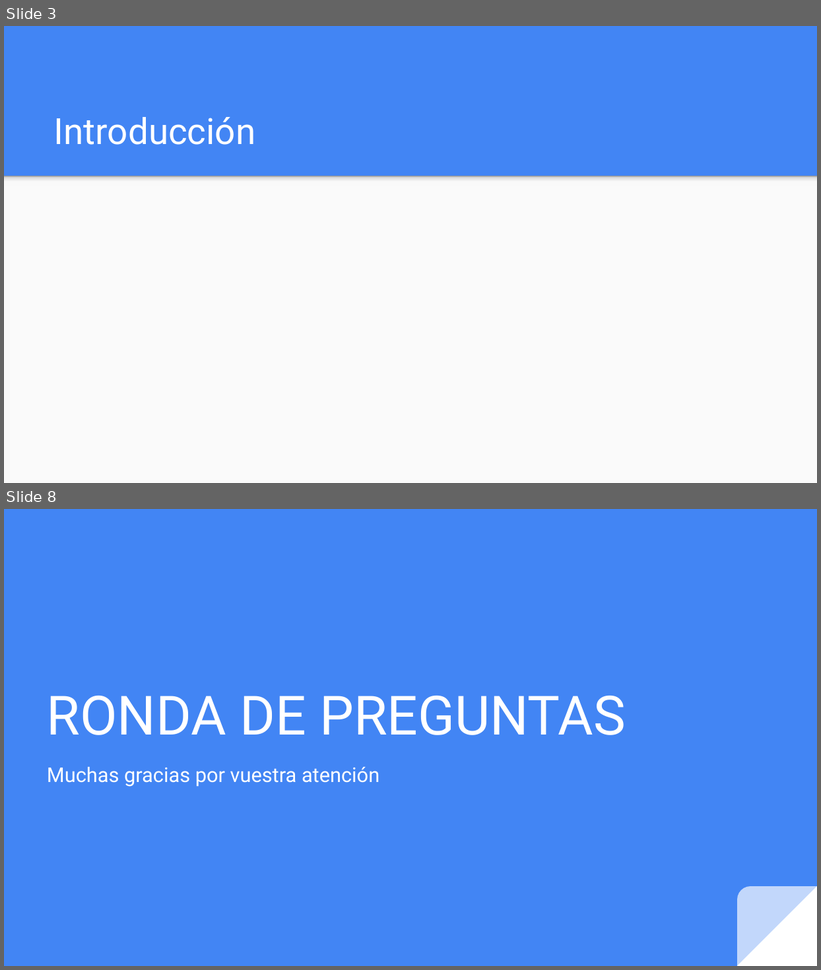
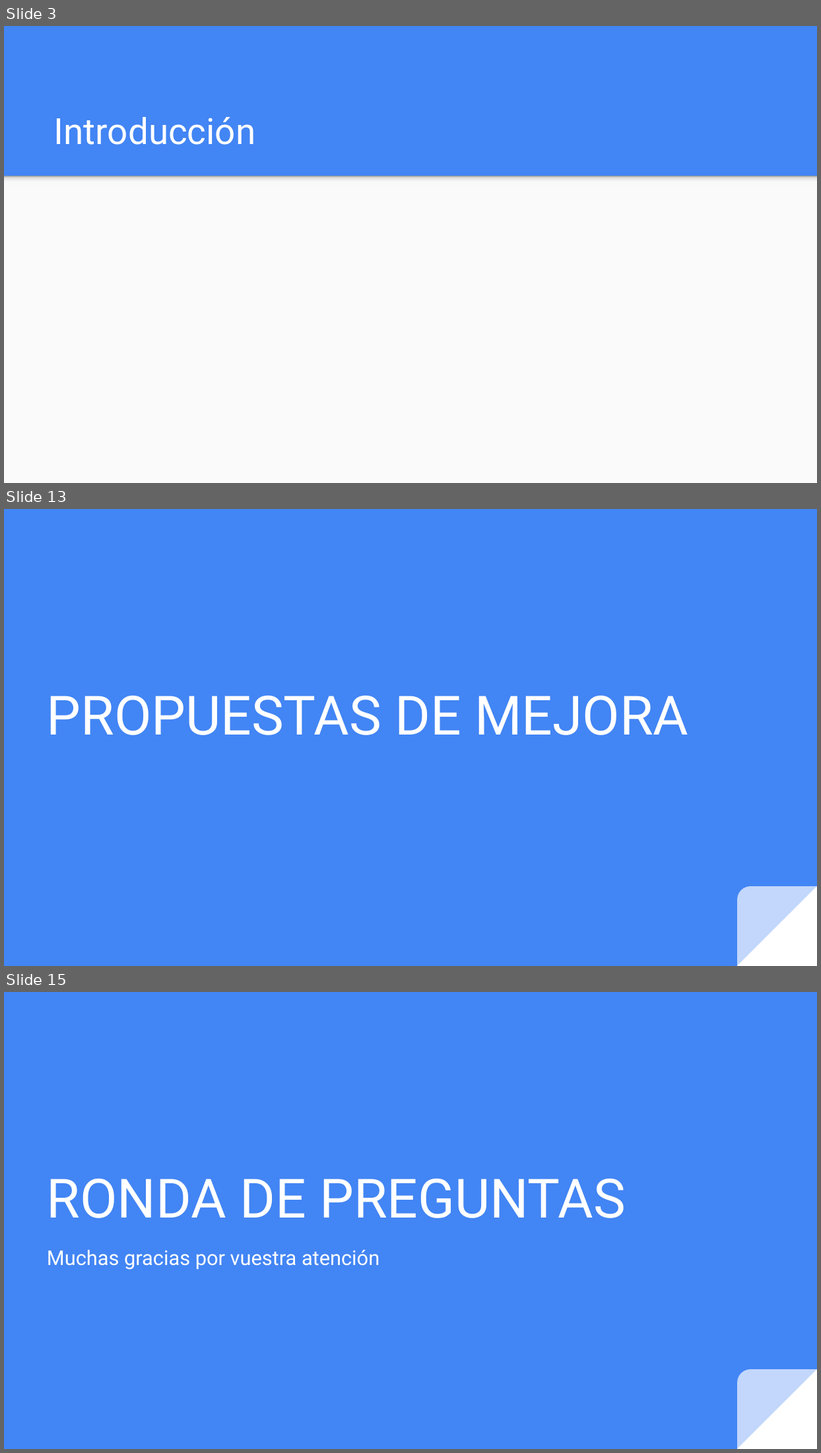
Before and after one commit to JGomezSimon/ProyectoBattle, a slide deck: m1/Presentación Proyecto.pptx. Shown one above the other, each under a label of ours: slides 3 and 8 before the commit, slides 3, 13 and 15 after it; the slides between them are not shown. The pictures are 821x970 and 821x1453 pixels, drawn with LibreOffice and Linux fonts; fonts in the diff are those of the drawing. Boxes give left, top, right and bottom in pixels: in the first picture for what was removed or moved away, otherwise in the second. Text is boxed around its words. In the diff, an @@ line names an element or a change of style, - is before the commit and + after.

```diff
--- a/m1/Presentación Proyecto.pptx
+++ b/m1/Presentación Proyecto.pptx
@@ slide 13 added at (4, 509, 817, 966), background #4285F4; not listed: 2 template elements that a slide beside it also shows @@
@@ title added at (47, 696, 688, 735), 48 pt, text #FFFFFF @@
+PROPUESTAS DE MEJORA
@@ what was slide 8 is now slide 15 @@
```
Also in this commit, not shown: 5 slides changed, 6 other slides added, 1 other file.
